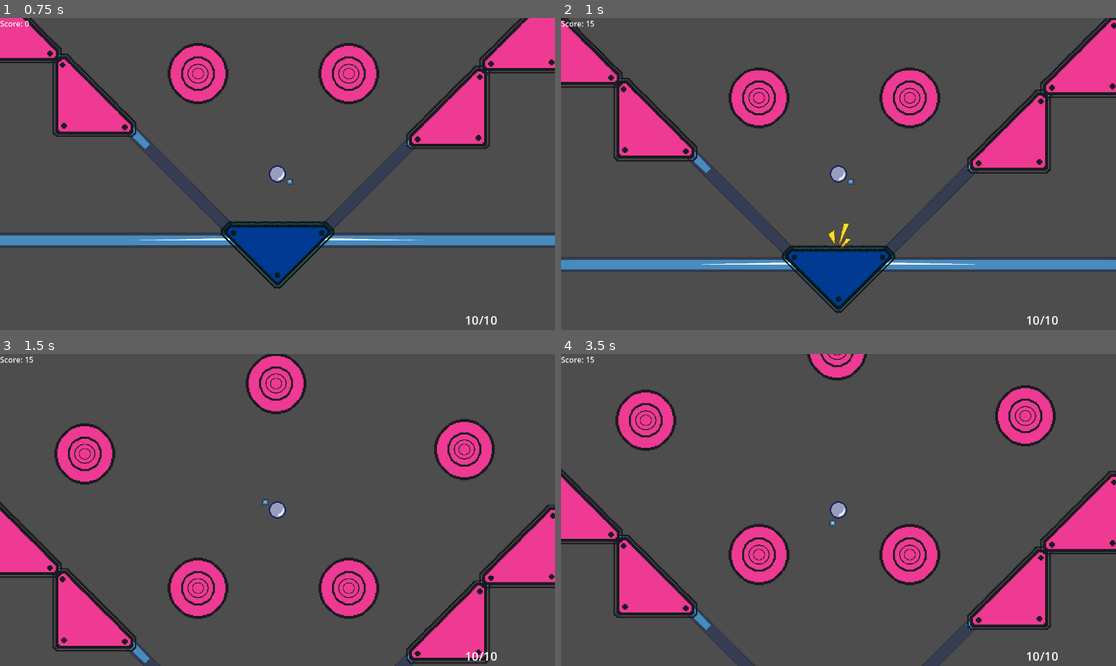
Above: before the commit, frames 1-4 (two rows, left to right).
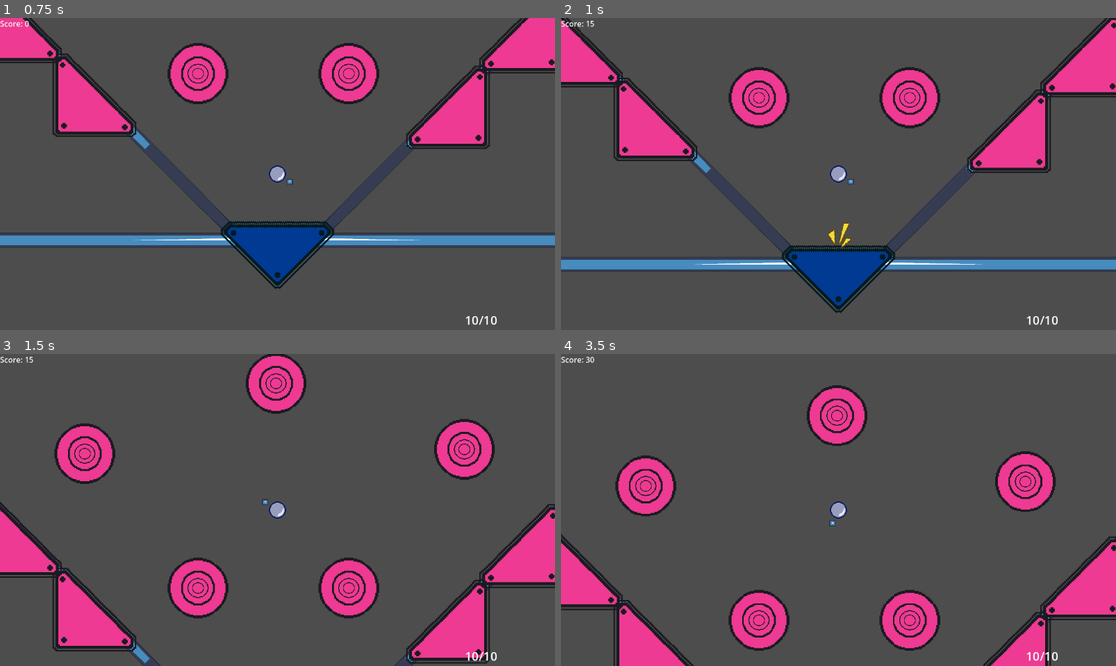
Above: after the commit, the same moments.

Repository: HjalteTagmose/Winball
Game: Godot game, scene res://scenes/main.tscn
The game is run twice, just before and just after one commit, with the same random seed, the same clock (stepped at 60 frames per second) and the same inputs. The engine's default icon, where the game draws it, is replaced by a stand-in: a white triangle on a blue panel in a dark square.
Inputs (mouse positions are in pixels of both pictures, inside the frame that each line leads up to):
- Up to frame 1 (0.75 s): tap Enter (ui_accept) at 0.5 s; move the mouse to (510, 320) at 0.52 s; tap S (aim_down) at 0.6 s
- Up to frame 2 (1 s): tap Enter (ui_accept) at 0.77 s
- Up to frame 3 (1.5 s): move the mouse to (49, 363) at 1.27 s; tap A (aim_left) at 1.35 s
- Up to frame 4 (3.5 s): tap Enter (ui_accept) at 1.52, 3.02 s; move the mouse to (894, 441) at 2.02 s; tap D (aim_right) at 2.1 s; move the mouse to (810, 572) at 2.77 s; tap W (aim_up) at 2.85 s

Frame 1 is identical in both runs. In frame 2, 0.6% of the frame differs, in the area x 0-100%, y 0-95%; in frame 3, 0.6%; in frame 4, 30%, in the area x 0-100%, y 0-100%.

Commit message:
Maybe improved bumoper player detection

Diff:
--- a/prefabs/Room props/flat_bumper_ground.tscn
+++ b/prefabs/Room props/flat_bumper_ground.tscn
@@ -9,8 +9,9 @@
 [sub_resource type="PhysicsMaterial" id="PhysicsMaterial_gbh0v"]
 bounce = 0.7
 
-[sub_resource type="RectangleShape2D" id="RectangleShape2D_ubyfy"]
-size = Vector2(9.33967, 65.6587)
+[sub_resource type="CapsuleShape2D" id="CapsuleShape2D_ydfnd"]
+radius = 4.93197
+height = 73.1292
 
 [sub_resource type="RectangleShape2D" id="RectangleShape2D_ydfnd"]
 size = Vector2(75.3069, 9.8995)
@@ -48,9 +49,9 @@
 texture = ExtResource("2_ydfnd")
 
 [node name="CollisionShape2D" type="CollisionShape2D" parent="FlatBumper Logic"]
-position = Vector2(2.23124, -1.00573)
+position = Vector2(1.44308, -1.20257)
 rotation = -0.785398
-shape = SubResource("RectangleShape2D_ubyfy")
+shape = SubResource("CapsuleShape2D_ydfnd")
 
 [node name="AudioPlayer" type="AudioStreamPlayer2D" parent="FlatBumper Logic"]
 
--- a/prefabs/Room props/flat_bumper_walls.tscn
+++ b/prefabs/Room props/flat_bumper_walls.tscn
@@ -7,8 +7,9 @@
 [sub_resource type="PhysicsMaterial" id="PhysicsMaterial_gbh0v"]
 bounce = 0.5
 
-[sub_resource type="RectangleShape2D" id="RectangleShape2D_y5uss"]
-size = Vector2(12.6269, 63.2548)
+[sub_resource type="CapsuleShape2D" id="CapsuleShape2D_cd0wh"]
+radius = 6.01282
+height = 74.6438
 
 [sub_resource type="RectangleShape2D" id="RectangleShape2D_cd0wh"]
 size = Vector2(59.5, 8.5)
@@ -46,10 +47,10 @@
 texture = ExtResource("2_cd0wh")
 
 [node name="CollisionShape2D" type="CollisionShape2D" parent="FlatBumper Logic"]
-position = Vector2(1.06292, -0.0425102)
+position = Vector2(0.59, -0.65)
 rotation = -0.785398
 scale = Vector2(0.999999, 0.999999)
-shape = SubResource("RectangleShape2D_y5uss")
+shape = SubResource("CapsuleShape2D_cd0wh")
 one_way_collision_margin = 0.0
 
 [node name="AudioPlayer" type="AudioStreamPlayer2D" parent="FlatBumper Logic"]
--- a/scripts/Map props/Bumper.gd
+++ b/scripts/Map props/Bumper.gd
@@ -13,7 +13,6 @@
 
 var timesHit : int
 var isInStrom : bool
-var currentFrame : int = 0
 
 func _ready() -> void:
 	AudioPlayer.stream = SoundOnHIt
@@ -21,20 +20,15 @@
 
 func _physics_process(delta: float) -> void:
 
-	if currentFrame == Engine.get_physics_frames():
-		return
-
-	var collisions = move_and_collide(Vector2.ZERO, true)
+	var collisions = move_and_collide(Vector2.UP, true)
 
 	if collisions && collisions.get_collider() is Player:
 		BumpPlayer(collisions, collisions.get_collider())
 
-	currentFrame = Engine.get_physics_frames()
 
 func BumpPlayer(collisionInfo:KinematicCollision2D, player : Player) -> void:
 	# var customNormal = (player.global_position - global_position).normalized()
 	var impulse : Vector2 = (collisionInfo.get_normal() * Power) + (Bias.normalized() * BiasPower)
-	print(Bias.normalized())
 	player.apply_central_impulse(impulse)
 
 	PlayAnimation(collisionInfo)
